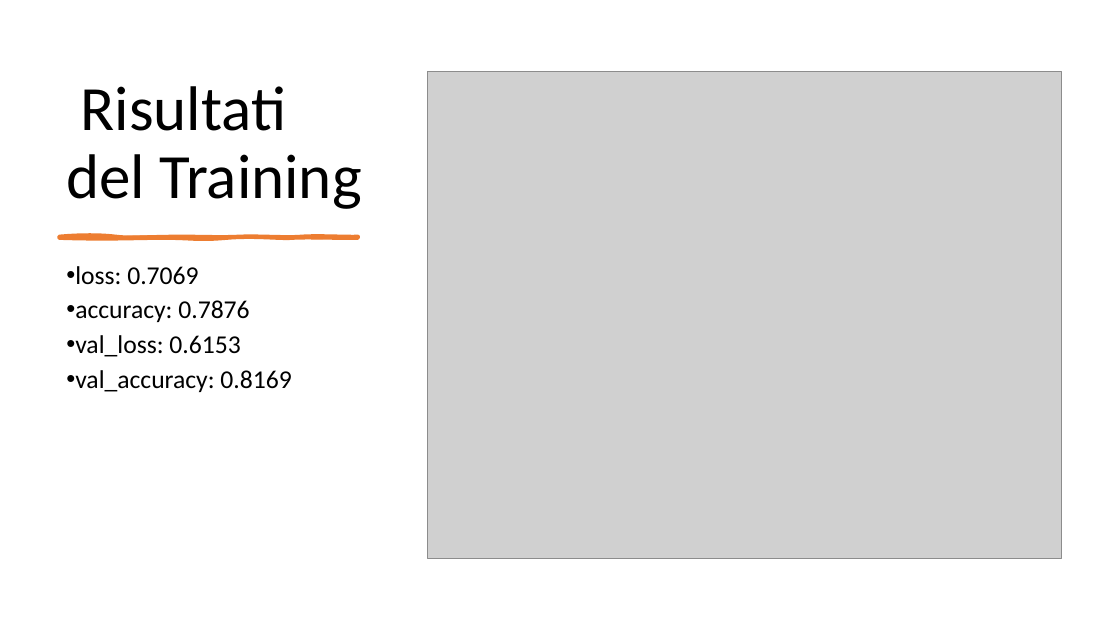
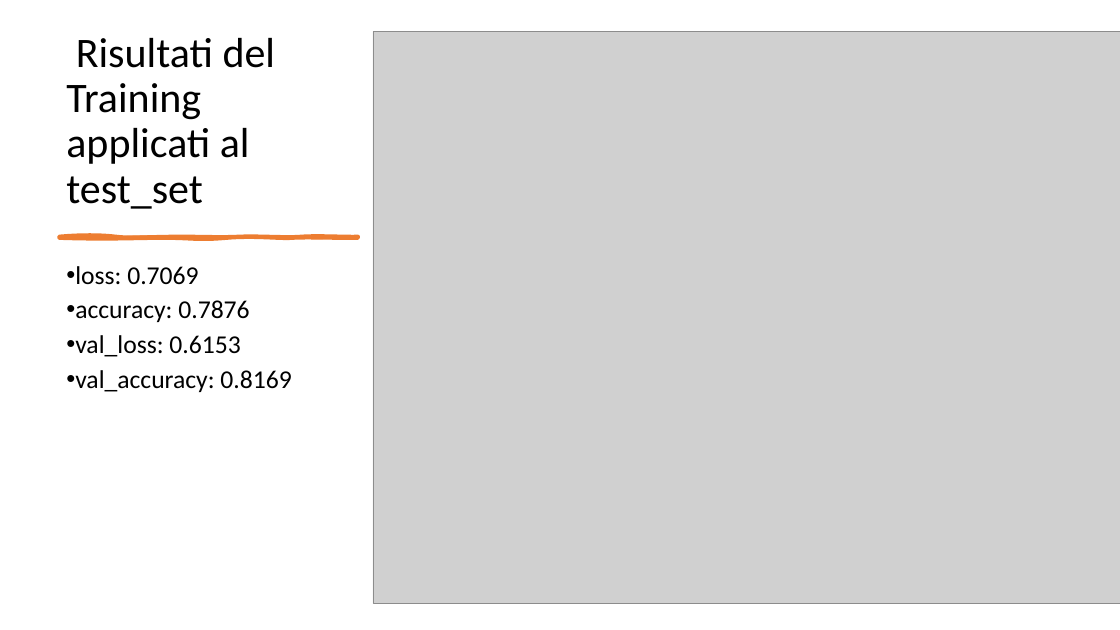
Before and after one commit to stecno04/speech-recognition-cnn, a slide deck: slide 4 of Carobene_Stefano_ML.pptx. Drawn at 1120x630 pixels with LibreOffice and Linux fonts; fonts in the diff are those of the drawing; grey boxes stand for pictures. Boxes give left, top, right and bottom in pixels: in the first picture for what was removed or moved away, otherwise in the second. Text is boxed around its words. In the diff, an @@ line names an element or a change of style, - is before the commit and + after.

Commit message:
Test set valutation

```diff
--- a/Carobene_Stefano_ML.pptx
+++ b/Carobene_Stefano_ML.pptx
@@ title at bbox=[66, 38, 276, 209]: text changed; size 54 to 36 pt @@
-Risultati del Training
+Risultati del Training
+applicati al test_set
@@ picture: place and size @@
-picture at bbox=[428, 71, 1062, 558]
+picture at bbox=[373, 32, 1120, 604]
```
Also in this commit, not shown: 3 other files.
